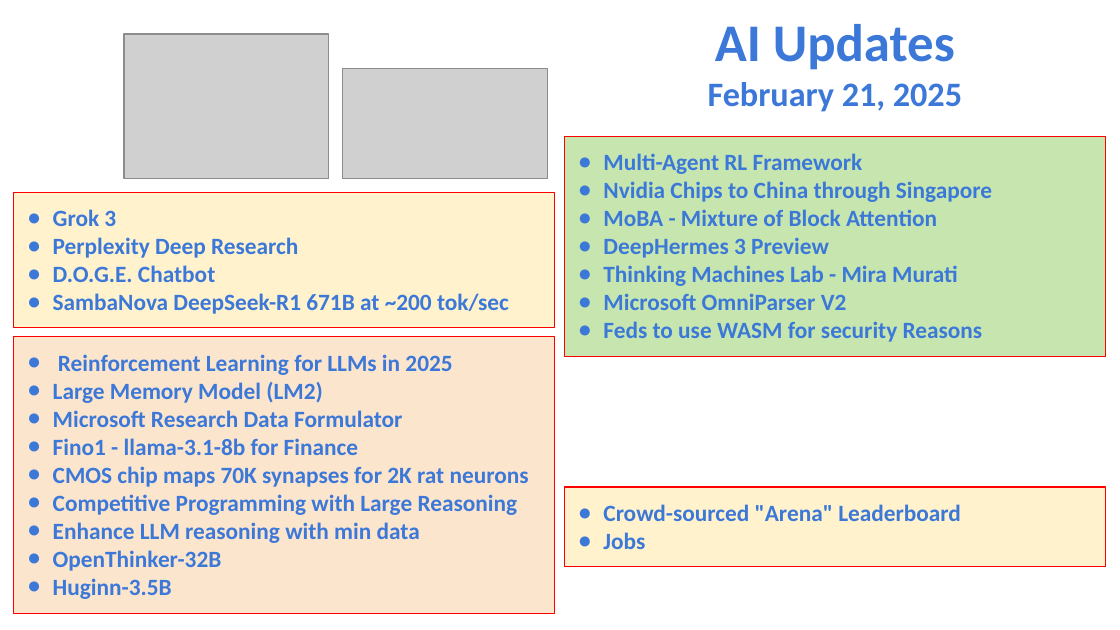
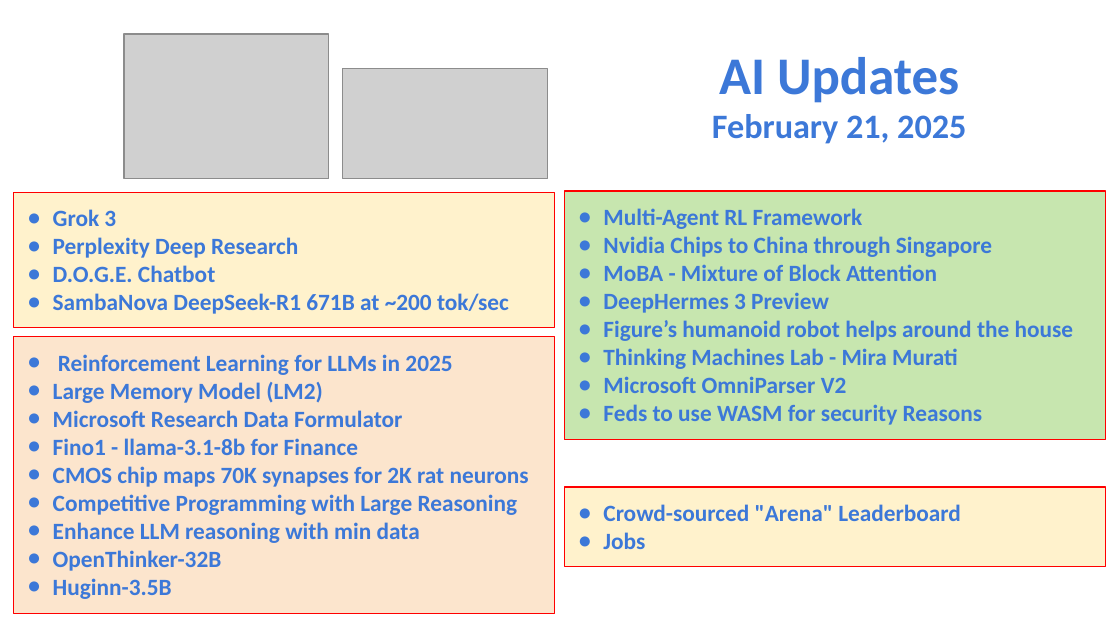
Before and after one commit to lselector/seminar, a slide deck: slide 1 of 2025/2025-02-21-AI-Updates.pptx. Drawn at 1120x630 pixels with LibreOffice and Linux fonts; fonts in the diff are those of the drawing; grey boxes stand for pictures. Boxes give left, top, right and bottom in pixels: in the first picture for what was removed or moved away, otherwise in the second. Text is boxed around its words. In the diff, an @@ line names an element or a change of style, - is before the commit and + after.

```diff
--- a/2025/2025-02-21-AI-Updates.pptx
+++ b/2025/2025-02-21-AI-Updates.pptx
@@ text "AI Updates": place and size @@
-text "AI Updates" at box(708, 24, 962, 112)
+text "AI Updates" at box(712, 57, 966, 144)
@@ rectangle "Multi-Agent RL Framework": place and size @@
-rectangle "Multi-Agent RL Framework" at box(564, 137, 1105, 357)
+rectangle "Multi-Agent RL Framework" at box(564, 192, 1105, 440)
@@ text in rectangle at box(603, 320, 1074, 341): paragraph added @@
+● Figure’s humanoid robot helps around the house
```
Also in this commit, not shown: 7 other slides changed.
